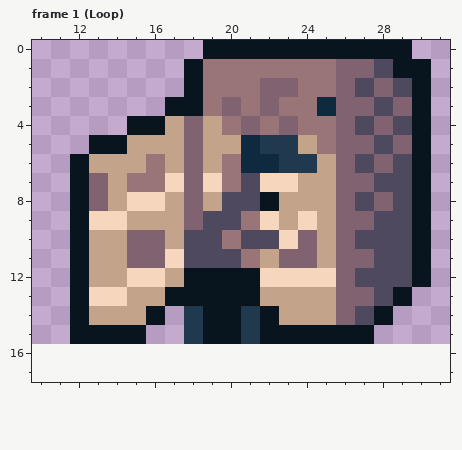
Two states of a pixel-art file, AseperiteFiles/Eating fridge.aseprite. The picture above is the old version.
32x16 pixels, 4 frames. Shown: frame 1 (Loop): x 10..31, y 0..17. The old version is drawn lined up with the new one, on the new canvas. The commit also changed other frames, which this record leaves out.
Once edited:
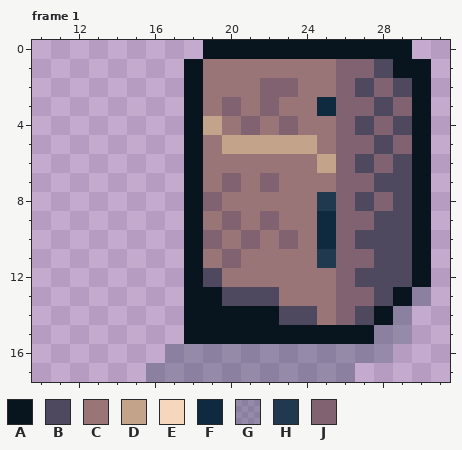
Palette (. is transparent): A #08141e  B #4e495f  C #997577  D #c3a38a  E #f6d6bd  F #0f2a3f  G #20394f49  H #20394f  J #816271
Edits made:
{"change": "canvas 32x16 -> 32x18"}
{"where": "frame 1"}
{"frame":1,"y":3,"x":17,"old":"A","new":"."}
{"frame":1,"y":4,"x":15,"old":"AADJ","new":"...A"}
{"frame":1,"y":5,"x":13,"old":"AADDDJD","new":".....AC"}
{"frame":1,"y":5,"x":21,"old":"FHH","new":"DDD"}
{"frame":1,"y":6,"x":12,"old":"ADDDCDJD","new":"......AC"}
{"frame":1,"y":6,"x":21,"old":"FFHH","new":"CCCC"}
{"frame":1,"y":7,"x":12,"old":"AJDCCEJECBEEDD","new":"......ACJCJCCC"}
{"frame":1,"y":8,"x":12,"old":"AJDEEDJDBBADDD","new":"......AJCCCCCH"}
{"frame":1,"y":9,"x":12,"old":"AEEDDDJBB","new":"......ACJ"}
{"frame":1,"y":9,"x":22,"old":"EDED","new":"JCCF"}
{"frame":1,"y":10,"x":12,"old":"ADDJJDBB","new":"......AJ"}
{"frame":1,"y":10,"x":21,"old":"BBEJD","new":"JCJCF"}
{"frame":1,"y":11,"x":12,"old":"ADDJJEBBB","new":"......ACJ"}
{"frame":1,"y":11,"x":22,"old":"DJJD","new":"CCCH"}
{"frame":1,"y":12,"x":12,"old":"ADDEED","new":"......"}
{"frame":1,"y":12,"x":19,"old":"AAAEEEE","new":"BCCCCCC"}
{"frame":1,"y":13,"x":12,"old":"AEEDDA","new":"......"}
{"frame":1,"y":13,"x":20,"old":"AADDDD","new":"BBBCCC"}
{"frame":1,"y":13,"x":30,"old":".","new":"G"}
{"frame":1,"y":14,"x":12,"old":"ADDDA","new":"....."}
{"frame":1,"y":14,"x":18,"old":"H","new":"A"}
{"frame":1,"y":14,"x":21,"old":"H","new":"A"}
{"frame":1,"y":14,"x":23,"old":"DDD","new":"BBC"}
{"frame":1,"y":14,"x":29,"old":".","new":"G"}
{"frame":1,"y":15,"x":12,"old":"AAAA","new":"...."}
{"frame":1,"y":15,"x":18,"old":"H","new":"A"}
{"frame":1,"y":15,"x":21,"old":"H","new":"A"}
{"frame":1,"y":15,"x":28,"old":"..","new":"GG"}
{"frame":1,"y":16,"x":17,"old":"............","new":"GGGGGGGGGGGG"}
{"frame":1,"y":17,"x":16,"old":"...........","new":"GGGGGGGGGGG"}
{"label":"changed","picture_box":[70,97,431,382]}
